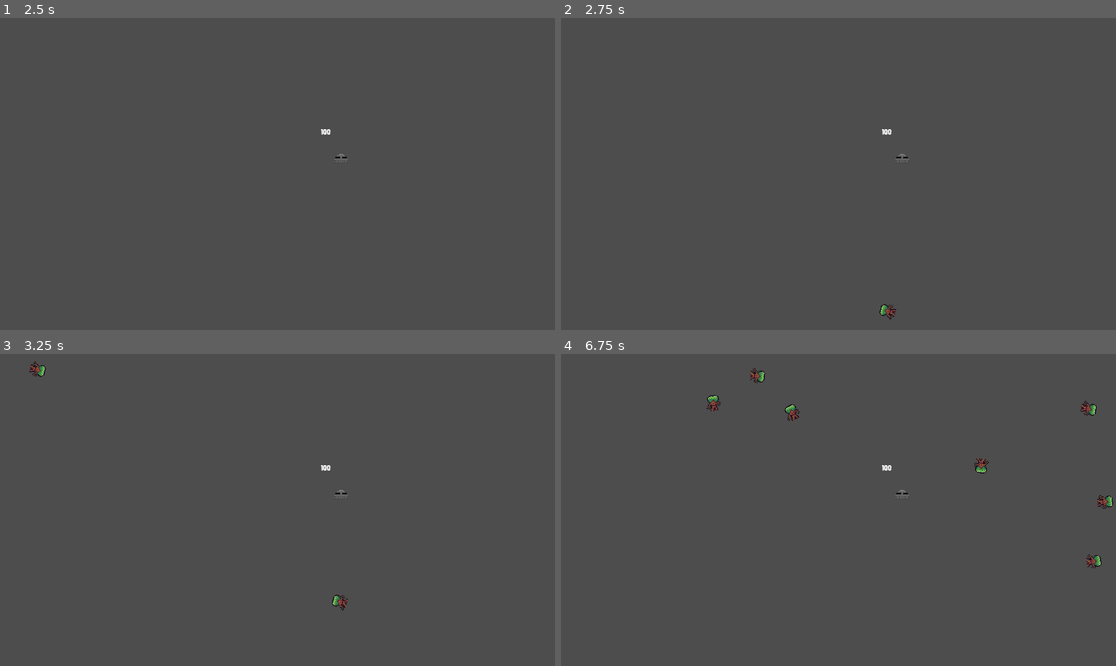
Above: before the commit, frames 1-4 (two rows, left to right).
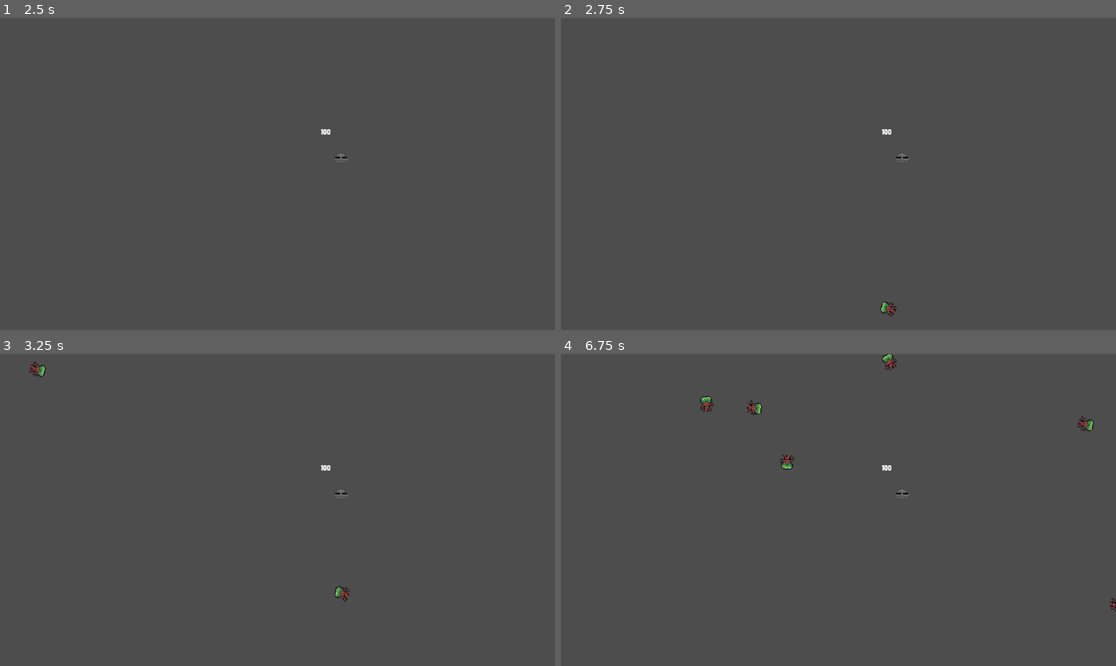
Above: after the commit, the same moments.

Repository: lewis785/ludum-dare-53
Game: Godot game, scene res://scenes/davids_scene.tscn
Same seed, same stepped clock (60 frames per second), same inputs: the game is played once before the commit and once after it. This scene is started directly instead of the project's main scene.
Inputs:
- Up to frame 1 (2.5 s): tap Enter at 0.5, 2 s; hold Right (ui_right) 0.53-1.28 s; hold S (camera_down) 0.53-1.28 s; tap Space at 1.25 s; hold Left (ui_left) 1.28-2.03 s; tap A (camera_left) at 1.35 s; hold Right (ui_right) from 2.03 s (still down); hold D (camera_right) from 2.03 s (still down)
- Up to frame 2 (2.75 s): keep holding Right (ui_right); keep holding D (camera_right)
- Up to frame 3 (3.25 s): keep holding Right (ui_right); release D (camera_right) at 2.78 s; tap W (camera_up) at 2.85 s
- Up to frame 4 (6.75 s): release Right (ui_right) at 3.53 s; hold S (camera_down) 3.53-4.28 s; hold Left (ui_left) 3.53-5.78 s; tap A (camera_left) at 4.35 s; hold D (camera_right) 5.03-5.78 s; hold Right (ui_right) from 5.78 s (still down); tap W (camera_up) at 5.85 s; hold S (camera_down) from 6.53 s (still down)

Frame 1 is identical in both runs. In frame 2, less than 0.1% of the frame differs, in the area x 57-61%, y 90-97%; in frame 3, 0.2%; in frame 4, 1.0%, in the area x 25-100%, y 0-83%.
Error before the commit: Invalid access to property or key 'global_position' on a base object of type 'previously freed'. (res://scenes/structure/structure.gd:124)
Error after the commit: Invalid access to property or key 'damage' on a base object of type 'previously freed'. (res://scenes/structure/structure.gd:106)

Commit message:
update enemy spawn level in more of a curve

Diff:
--- a/scenes/enemy/enemy.tscn
+++ b/scenes/enemy/enemy.tscn
@@ -120,7 +120,7 @@
 scale = Vector2(2, 2)
 sprite_frames = SubResource("SpriteFrames_jw21e")
 animation = &"walk"
-frame_progress = 0.463372
+frame_progress = 0.153522
 
 [node name="CollisionShape2D" type="CollisionShape2D" parent="."]
 light_mask = 0
--- a/scenes/enemy/spawn.gd
+++ b/scenes/enemy/spawn.gd
@@ -2,7 +2,8 @@
 
 @export var level : int = 1
 @export var enemy_scene : PackedScene
-var score
+var score : int
+var base_wait_time : float
 
 # Called when the node enters the scene tree for the first time.
 func _ready() -> void:
@@ -15,9 +16,11 @@
 
 func new_game():
 	score = 0
+	base_wait_time = $enemy_timer.wait_time
 	$start_timer.start()
 
 func _on_enemy_timer_timeout() -> void:
+
 	var enemy = enemy_scene.instantiate()
 
 	# Choose a random location on Path2D.
@@ -35,13 +38,20 @@
 	direction += randf_range(-PI / 4, PI / 4)
 	enemy.rotation = direction
 
+	self.level += 1
+	var enemy_level : float = log(self.level)+1
+
+
+	var wait = max(0.001, base_wait_time - 0.005*(enemy_level-1))
+	$enemy_timer.start(wait)
+
+
 	# Choose the velocity for the enemy.
-	var velocity = Vector2(randf_range(150.0, 250.0), 0.0)
+	var velocity = Vector2(randf_range(100.0, enemy_level*200.0), 0.0)
 	enemy.linear_velocity = velocity.rotated(direction)
 
 	# Set enemy health and damage scaled by time
-	self.level += 1
-	enemy.set_level(self.level/20+1)
+	enemy.set_level(enemy_level)
 
 	# Spawn the enemy by adding it to the Main scene.
 	add_child(enemy)
Not shown: 2 places in scenes/enemy/kerri.tscn that only renumber resources
